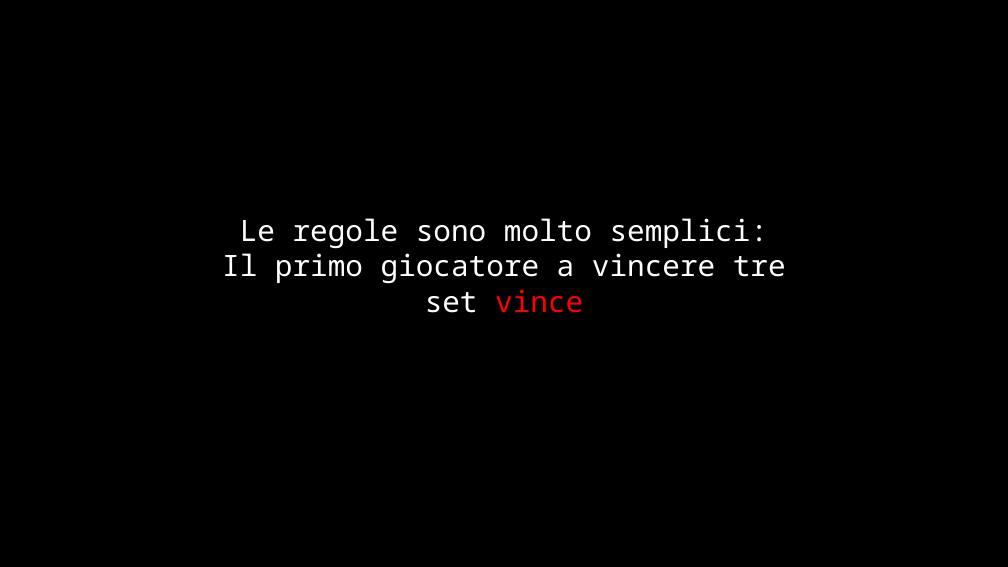
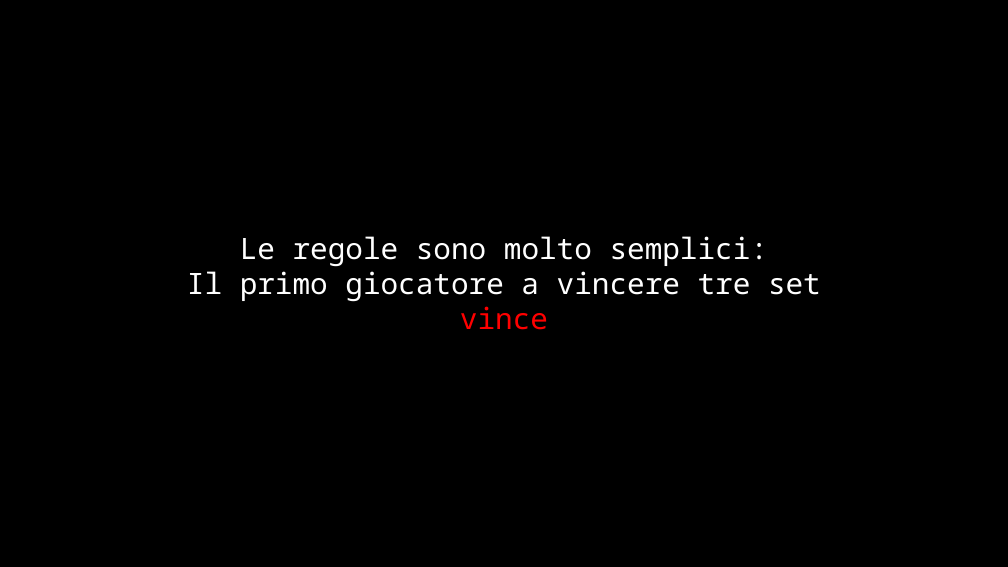
Before and after one commit to lucabertiato/PongBertiatoRadice, a slide deck: slide 5 of docs/Slides/PongGame.pptx (slide 4 before the commit). Drawn at 1008x567 pixels with LibreOffice and Linux fonts; fonts in the diff are those of the drawing. Boxes give left, top, right and bottom in pixels: in the first picture for what was removed or moved away, otherwise in the second. Text is boxed around its words. In the diff, an @@ line names an element or a change of style, - is before the commit and + after.

```diff
--- a/docs/Slides/PongGame.pptx
+++ b/docs/Slides/PongGame.pptx
@@ text "Le regole sono molto semplici:" rewrapped from <box>222,218,786,313</box> to <box>187,236,821,330</box> @@
```
Also in this commit, not shown: 1 other slide changed, 2 slides added, 2 other files.
